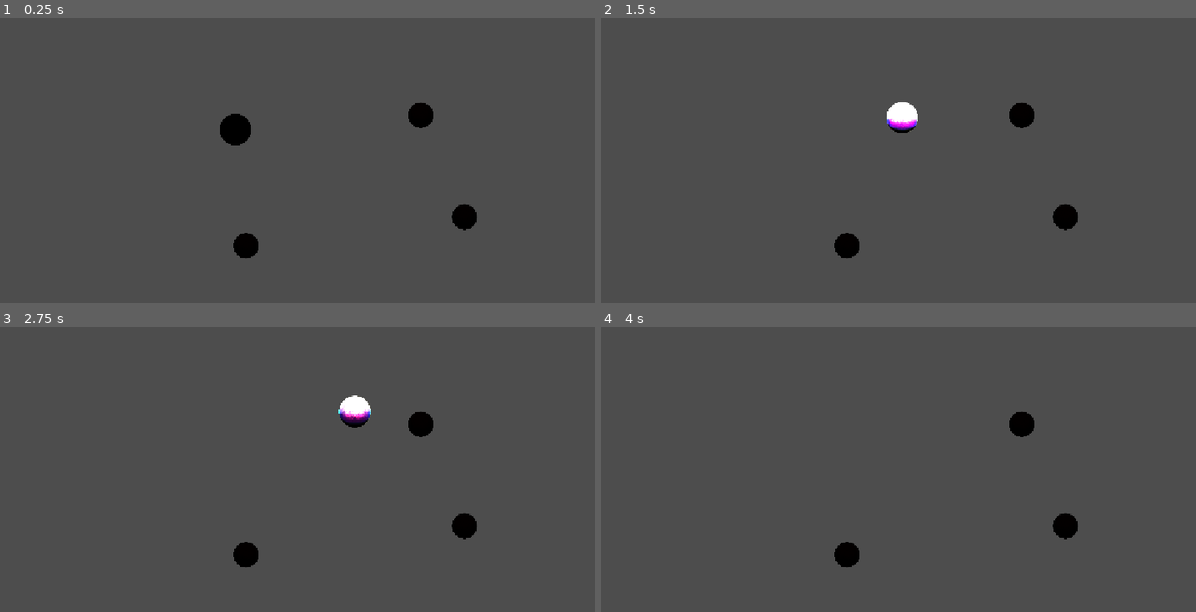
Above: before the commit, frames 1-4 (two rows, left to right).
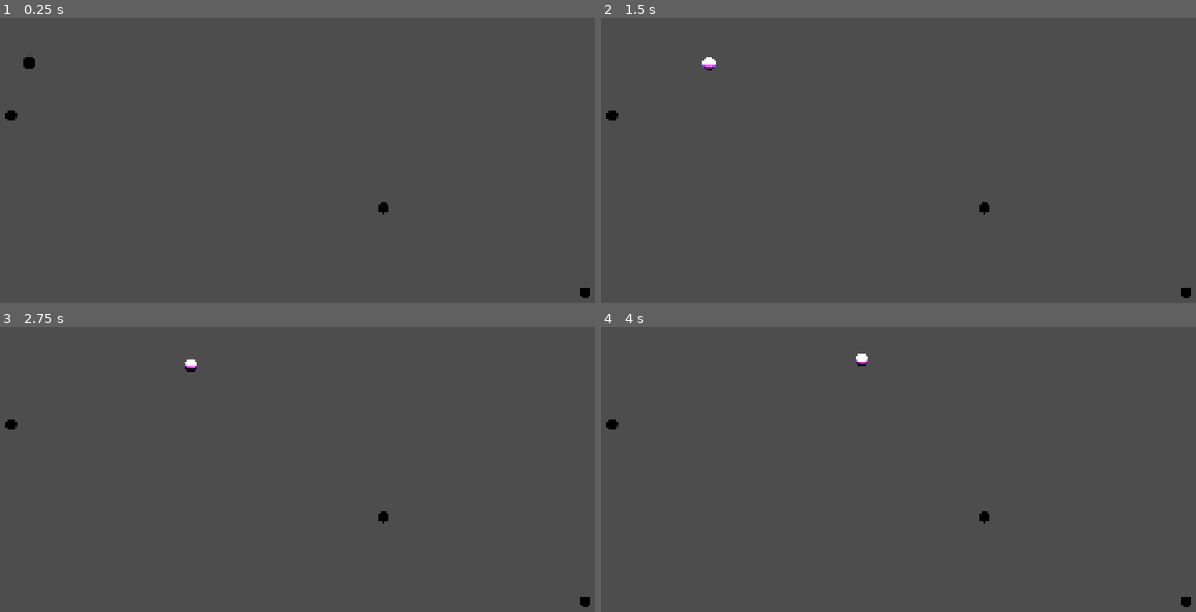
Above: after the commit, the same moments.

Repository: jandabrowski125/shift-hole
Game: Godot game, scene res://scenes/test_arena.tscn
The game is run twice, just before and just after one commit, with the same random seed, the same clock (stepped at 60 frames per second) and the same inputs.
Inputs:
- Up to frame 1 (0.25 s): no input
- Up to frame 2 (1.5 s): hold Shift (shift) 0.53-1.28 s; tap Shift (shift) at 1.35 s
- Up to frame 3 (2.75 s): hold Shift (shift) from 2.03 s (still down)
- Up to frame 4 (4 s): release Shift (shift) at 2.78 s; tap Shift (shift) at 2.85 s; hold Shift (shift) from 3.53 s (still down)

The runs differ from the first frame. In frame 1, 1.6% of the frame differs, in the area x 0-100%, y 13-99%; in frame 2, 1.6%; in frame 3, 1.6%; in frame 4, 1.1%.

Commit message:
feat: away arrow works

Diff:
--- a/project.godot
+++ b/project.godot
@@ -17,6 +17,8 @@
 
 [display]
 
+window/size/viewport_width=1920
+window/size/viewport_height=1080
 window/stretch/mode="canvas_items"
 window/stretch/aspect="expand"
 
--- /dev/null
+++ b/scenes/scene_elements/away_pointer.tscn
@@ -0,0 +1,21 @@
+[gd_scene format=3 uid="uid://c317eworr75ky"]
+
+[ext_resource type="Script" uid="uid://tmwciylxo21x" path="res://scripts/away_pointer.gd" id="1_jfx33"]
+[ext_resource type="Texture2D" uid="uid://dyf6mhmpxjgn" path="res://textures/arrow.png" id="1_p4kkg"]
+
+[node name="AwayPointer" type="Node2D" unique_id=1176296153]
+script = ExtResource("1_jfx33")
+
+[node name="Sprite2D" type="Sprite2D" parent="." unique_id=1749545834]
+position = Vector2(-2.3999994, -9.399999)
+scale = Vector2(0.05, 0.05)
+texture = ExtResource("1_p4kkg")
+
+[node name="Label" type="Label" parent="." unique_id=2141977269]
+modulate = Color(0.49099982, 1.0949746e-06, 3.3691526e-07, 1)
+offset_left = -20.4
+offset_top = 11.6
+offset_right = 19.6
+offset_bottom = 34.6
+text = "1000"
+metadata/_edit_use_anchors_ = true
--- a/scenes/scene_elements/player.tscn
+++ b/scenes/scene_elements/player.tscn
@@ -18,7 +18,7 @@
 
 [node name="Sprite2D" type="Sprite2D" parent="." unique_id=1109438795]
 modulate = Color(0.00027977204, 0.00027977204, 0.00027977204, 1)
-scale = Vector2(0.075, 0.075)
+scale = Vector2(0.025, 0.025)
 texture = ExtResource("1_pok6h")
 
 [node name="CollisionTrigger" type="Area2D" parent="." unique_id=80762426]
--- a/scenes/scene_elements/static_celestial.tscn
+++ b/scenes/scene_elements/static_celestial.tscn
@@ -13,6 +13,7 @@
 radius = 43.011627
 
 [node name="StaticCelestial" type="StaticBody2D" unique_id=1448866130]
+scale = Vector2(0.365, 0.365)
 collision_layer = 0
 script = ExtResource("1_kf5nv")
 
--- a/scenes/test_arena.tscn
+++ b/scenes/test_arena.tscn
@@ -1,25 +1,30 @@
 [gd_scene format=3 uid="uid://m7igh4attb1"]
 
 [ext_resource type="PackedScene" uid="uid://dxho1h5kuf7kf" path="res://scenes/scene_elements/player.tscn" id="1_egl6x"]
+[ext_resource type="PackedScene" uid="uid://c317eworr75ky" path="res://scenes/scene_elements/away_pointer.tscn" id="3_s42hq"]
 [ext_resource type="PackedScene" uid="uid://i8ucdg1y72yq" path="res://scenes/scene_elements/static_celestial.tscn" id="3_xjnh2"]
 
 [node name="TestArena" type="Node2D" unique_id=109389340]
 
 [node name="Camera2D" type="Camera2D" parent="." unique_id=778244290]
-zoom = Vector2(0.49, 0.49)
+position = Vector2(960, 540)
 
 [node name="Planets" type="Node" parent="." unique_id=1667924499]
 
 [node name="Player" parent="." unique_id=1358009626 instance=ExtResource("1_egl6x")]
-position = Vector2(-368, -171)
+position = Vector2(57, 205)
 startVelocityX = 200.0
 startVelocityY = -40.0
 
 [node name="StaticCelestial" parent="." unique_id=1448866130 instance=ExtResource("3_xjnh2")]
-position = Vector2(332, -230)
+position = Vector2(1703.9999, 863.9999)
 
 [node name="StaticCelestial2" parent="." unique_id=1278778477 instance=ExtResource("3_xjnh2")]
-position = Vector2(486, 129)
+position = Vector2(1124.0002, 619)
 
 [node name="StaticCelestial3" parent="." unique_id=874741662 instance=ExtResource("3_xjnh2")]
-position = Vector2(-284, 230)
+position = Vector2(51.000046, 353)
+
+[node name="AwayPointer" parent="." unique_id=1176296153 node_paths=PackedStringArray("target") instance=ExtResource("3_s42hq")]
+position = Vector2(2386, 195)
+target = NodePath("../Player")
--- /dev/null
+++ b/scripts/away_pointer.gd
@@ -0,0 +1,83 @@
+extends Node2D
+#
+@export var target: Node2D
+
+var offset: float = 40.0
+var viewport: Rect2
+var t_pos: Vector2
+var closest_edge_dir: Vector2
+var closest_edge_start_node: Vector2
+var v_c: Vector2
+var pointer_pos: Vector2
+var distance: float
+var intersection: Vector2
+var vp_nodes: Array
+var target_angle: float
+
+func _ready():
+	hide_pointer()
+	#initialize variables
+	viewport = target.get_viewport_rect()
+	v_c = viewport.get_center()
+	vp_nodes = [
+		viewport.position, #(0,0)
+		Vector2.RIGHT * viewport.size, #(vp.size.x, 0)
+		viewport.size, #(size.x, size.y)
+		Vector2.DOWN * viewport.size #(0, vp.size.y)
+		]
+	pass
+
+func _process(delta):
+	if is_target_outside_viewport():
+		show_pointer()
+		intersection = update_pointer_position()
+		update_pointer_rotation()
+		update_distance_label(intersection)
+		return
+	hide_pointer()
+#
+func is_target_outside_viewport() -> bool:
+	return not viewport.has_point(target.global_position)
+#
+func show_pointer():
+	visible = true
+#
+func hide_pointer():
+	visible = false
+#
+func update_pointer_position() -> Vector2:
+	t_pos = target.global_position
+	target_angle = (target.position-v_c).angle()
+
+	#below probably can be optimised, works for now
+	if abs(target_angle) > abs((vp_nodes[0] - v_c).angle()):
+		#target behind the left edge (defined as topleft corner, going down)
+		closest_edge_start_node = vp_nodes[0]
+		closest_edge_dir = Vector2.DOWN
+	elif target_angle < (vp_nodes[1] - v_c).angle():
+		#target behind top edge (topright corner, going right)
+		closest_edge_start_node = vp_nodes[1]
+		closest_edge_dir = Vector2.RIGHT
+	elif target_angle < (vp_nodes[2] - v_c).angle():
+		#target behind right edge (bottomright corner, going down)
+		closest_edge_start_node = vp_nodes[2]
+		closest_edge_dir = Vector2.DOWN
+	else:
+		#target behind bottom edge (bottomleft corner, going right
+		closest_edge_start_node = vp_nodes[3]
+		closest_edge_dir = Vector2.RIGHT
+
+	pointer_pos = Geometry2D.line_intersects_line(
+		v_c, #1st line goes from center
+		t_pos - v_c, #to target (relative to center)
+		closest_edge_start_node, #2nd line goes from this node
+		closest_edge_dir #in this direction
+		)
+	self.global_position = pointer_pos.clamp(Vector2(offset,offset), viewport.size - Vector2(offset,offset))
+	return pointer_pos
+func update_pointer_rotation():
+	self.rotate(get_angle_to(target.global_position) - PI)
+
+func update_distance_label(intersection: Vector2):
+	distance = intersection.distance_to(target.global_position)
+	$Label.text = str(int(distance))
Not shown, added: scripts/away_pointer.gd.uid
Binary file added: textures/arrow.png
Not shown, added: textures/arrow.png.import
